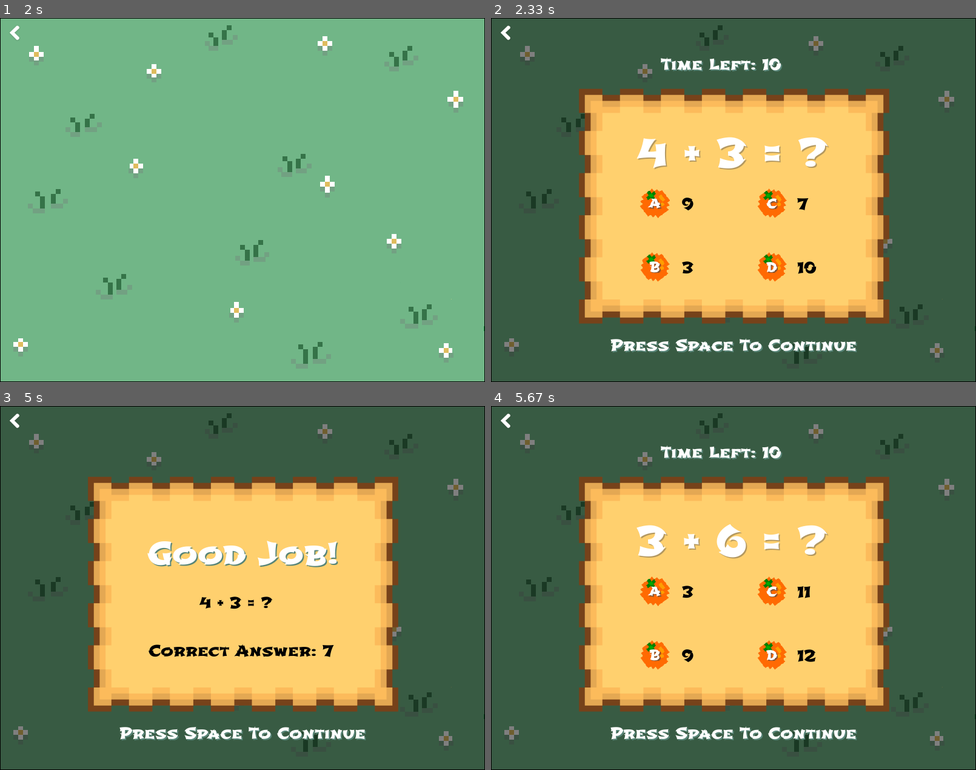
Above: before the commit, frames 1-4 (two rows, left to right).
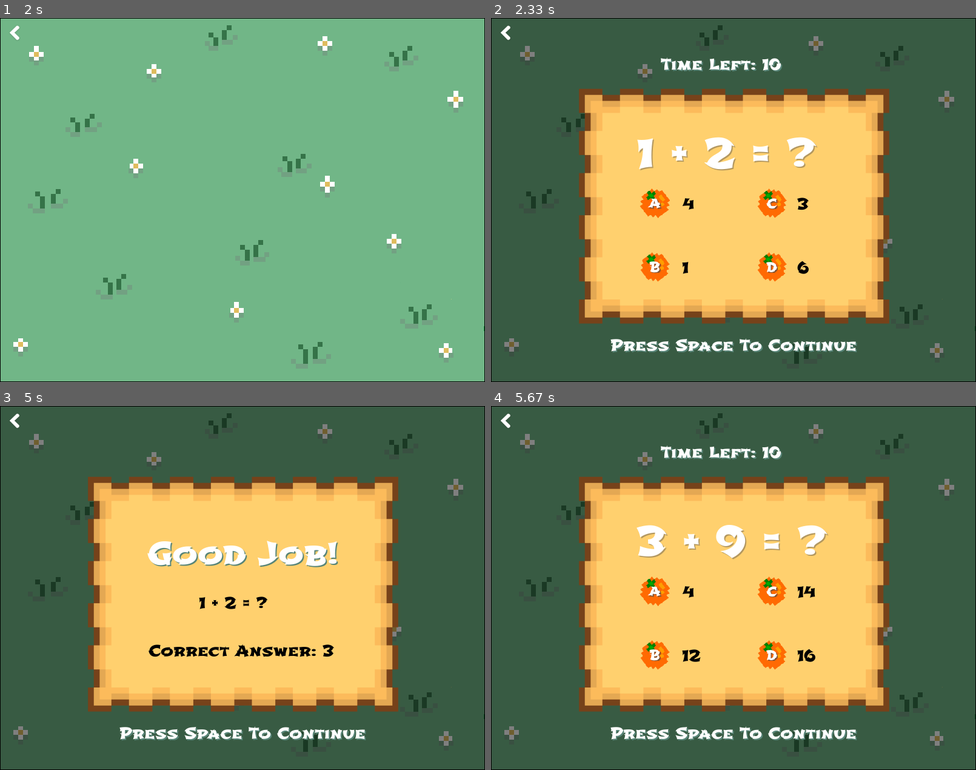
Above: after the commit, the same moments.

Repository: jocelyn-chang/digit-dynasty
Game: pygame game, started from mainMenu.py
Two runs of this game, one before a commit and one after it. Both use one fixed random seed, a clock stepped at 60 frames per second and the inputs below.
Inputs (mouse positions are in pixels of both pictures, inside the frame that each line leads up to):
- Up to frame 1 (2 s): click "START GAME" at 0.38 s; click (14, 32) at 0.75 s; click "START GAME" at 1.05 s; click (14, 32) at 1.42 s; click "START GAME" at 1.72 s
- Up to frame 2 (2.33 s): no input
- Up to frame 3 (5 s): tap Space at 2.78 s; hold Right 3.18-3.65 s; hold Up 4.32-4.62 s
- Up to frame 4 (5.67 s): tap Space at 5.15, 5.55 s

Frame 1 is identical in both runs. In frame 2, 1.8% of the frame differs, in the area x 30-70%, y 32-71%; in frame 3, 0.3%; in frame 4, 0.5%.

Commit message:
Finished game

Diff:
--- a/SnakeGame.py
+++ b/SnakeGame.py
@@ -2,6 +2,7 @@
 import random
 from Player import Player
 from Button import Button
+from question import Question
 
 # Initialize Pygame
 pygame.init()
@@ -112,6 +113,9 @@
   if level < 5: # For single digit addition
     num1 = random.randint(1, 9)
     num2 = random.randint(1, 9)
+  elif level < 10:
+    num1 = random.randint(1, 49)
+    num2 = random.randint(1, 49)
   else: # For double digit addition
     num1 = random.randint(1, 99)
     num2 = random.randint(1, 99)
@@ -358,7 +362,7 @@
   level = user.get_add() # get addition level from the user
 
   # Initialize questions, options, and answer
-  currQNA = question(level) # gets question and the answer
+  currQNA = Question(user).generate_question("+") # gets question and the answer
   currQ = currQNA[0]
   correctAns = currQNA[1]
   optionList = options(correctAns) # creates list of answer options
@@ -458,7 +462,7 @@
         print("pooppiee")
         snake_pause = True
         if countdown == 600:
-          currQNA = question(level)
+          currQNA = Question(user).generate_question("+")
           currQ = currQNA[0]
           correctAns = currQNA[1]
           optionList = options(correctAns)
@@ -508,13 +512,6 @@
 
         screen.blit(shadow, [199, 525])
         screen.blit(main, [197, 523])
-        # if firstpause == 2:
-          # # Shadow text
-          # shadow = get_font(50).render("Good Job!", True, green4)
-          # # Main text
-          # main = get_font(50).render("Good Job!", True, white)
-          # screen.blit(shadow, [245, 212])
-          # screen.blit(main, [243, 210])
         correct(currQ, correctAns)
         keys = pygame.key.get_pressed()
         if keys[pygame.K_SPACE]:
--- a/question.py
+++ b/question.py
@@ -10,6 +10,19 @@
     def generate_question(self, operation):
         if operation == '+':
             level = self.player.get_add()
+            if level < 5: # For single digit addition
+                num1 = random.randint(1, 9)
+                num2 = random.randint(1, 9)
+            elif level < 10:
+                num1 = random.randint(1, 49)
+                num2 = random.randint(1, 49)
+            else: # For double digit addition
+                num1 = random.randint(1, 99)
+                num2 = random.randint(1, 99)
+
+            ans = num1 + num2
+            q = str(num1) + " + " + str(num2) + " = ?"
+            return [q, ans]
 
 
         if operation == '-':
